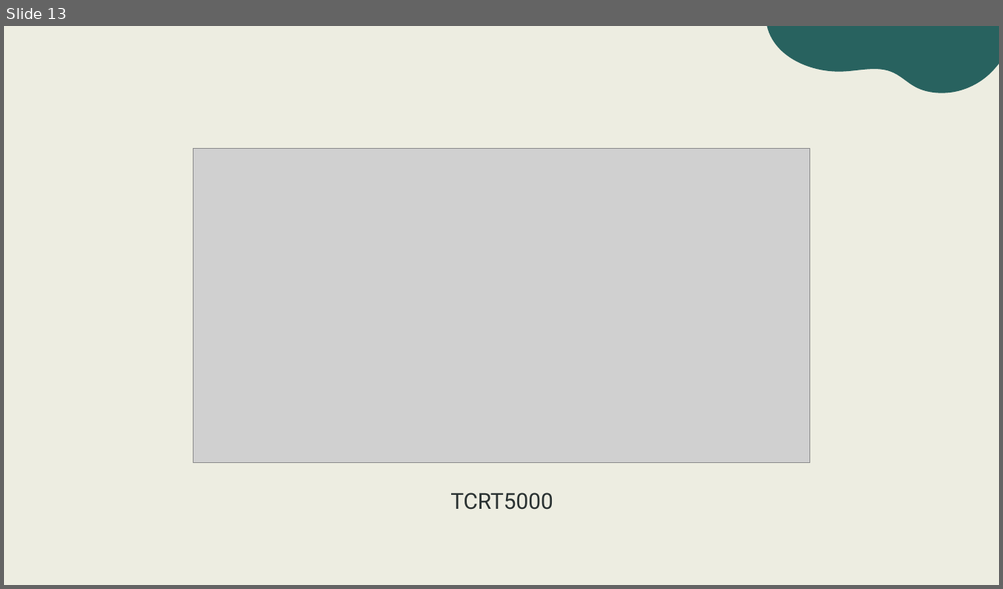
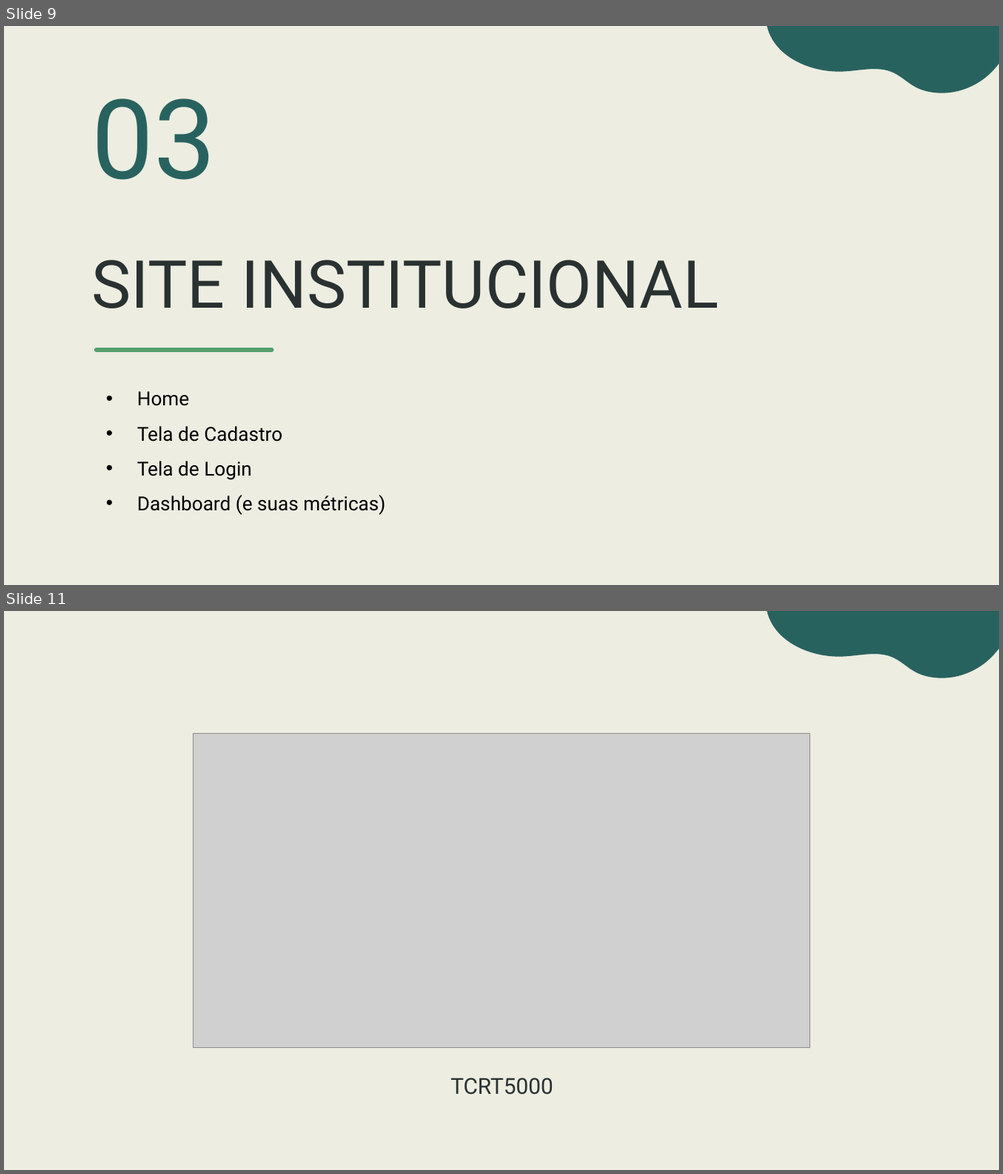
Before and after one commit to MaikonDsGomes/Sprint-2, a slide deck: documentacao/Apresentacao_smartBin.pptx. Shown one above the other, each under a label of ours: slide 13 before the commit, slides 9 and 11 after it; the slides between them are not shown. The pictures are 1003x589 and 1003x1174 pixels, drawn with LibreOffice and Linux fonts; fonts in the diff are those of the drawing; grey boxes stand for pictures. Boxes give left, top, right and bottom in pixels: in the first picture for what was removed or moved away, otherwise in the second. Text is boxed around its words. In the diff, an @@ line names an element or a change of style, - is before the commit and + after.

```diff
--- a/documentacao/Apresentacao_smartBin.pptx
+++ b/documentacao/Apresentacao_smartBin.pptx
@@ slide 9 added at [4, 26, 999, 585], background #EDEDE1; not listed: 1 template element that a slide beside it also shows @@
@@ title added at [91, 99, 216, 180], 80 pt, text #28625F @@
+03
@@ title added at [91, 260, 718, 309], 48 pt, text #293131 @@
+SITE INSTITUCIONAL
@@ line added from (96, 350) to (272, 350), #559E6C 3 pt @@
@@ text added at [137, 392, 385, 515], 14 pt, text #000000 @@
+• Home
+• Tela de Cadastro
+• Tela de Login
+• Dashboard (e suas métricas)
@@ what was slide 13 is now slide 11 @@
```
Also in this commit, not shown: 5 slides changed, 1 other slide added, 4 slides removed.
